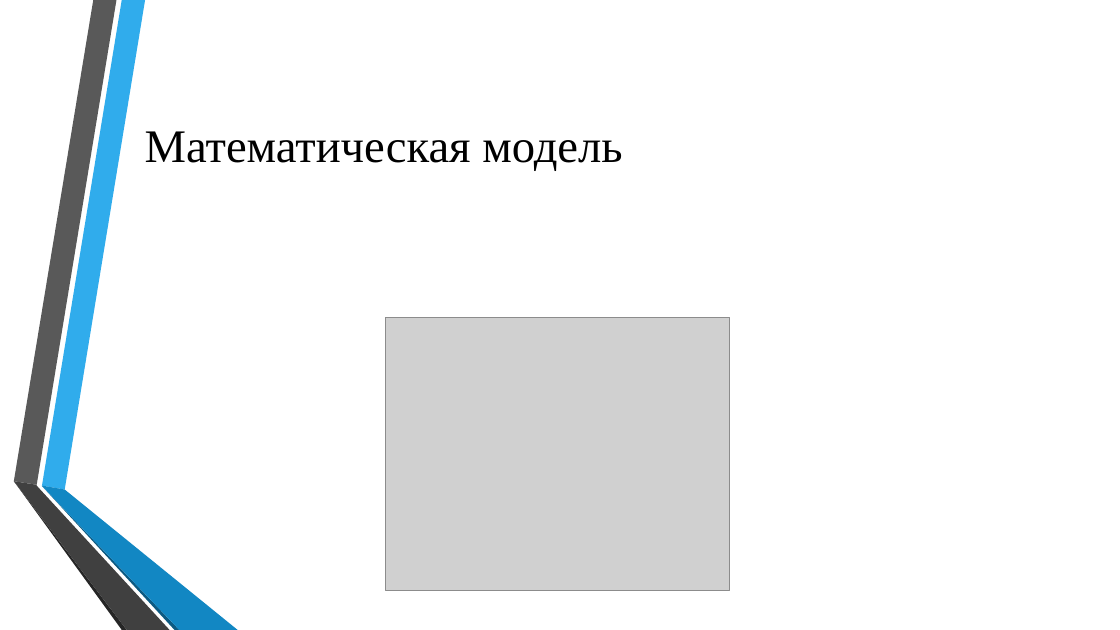
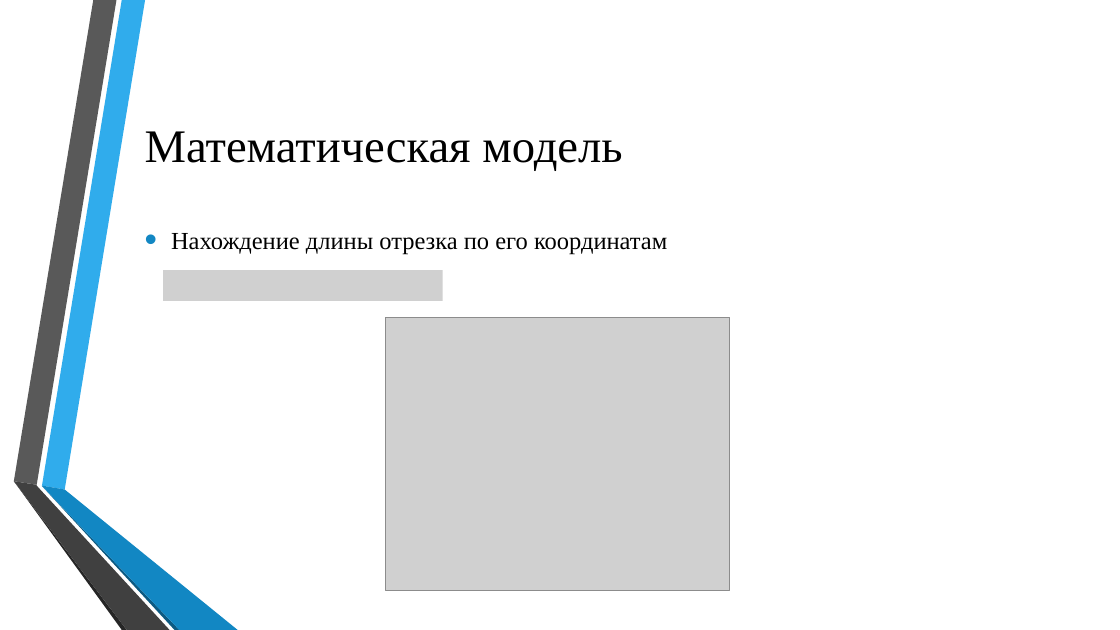
Before and after one commit to martynenkoav/pr239, a slide deck: slide 6 of Проверка множества точек.pptx. Drawn at 1120x630 pixels with LibreOffice and Linux fonts; fonts in the diff are those of the drawing; grey boxes stand for pictures; background and template pictures are left out. Boxes give left, top, right and bottom in pixels: in the first picture for what was removed or moved away, otherwise in the second. Text is boxed around its words. In the diff, an @@ line names an element or a change of style, - is before the commit and + after.

```diff
--- a/Проверка множества точек.pptx
+++ b/Проверка множества точек.pptx
@@ text added at <box>171,233,667,255</box>, 21 pt, text #000000 @@
+• Нахождение длины отрезка по его координатам
@@ picture added at <box>163,271,443,302</box> @@
```
